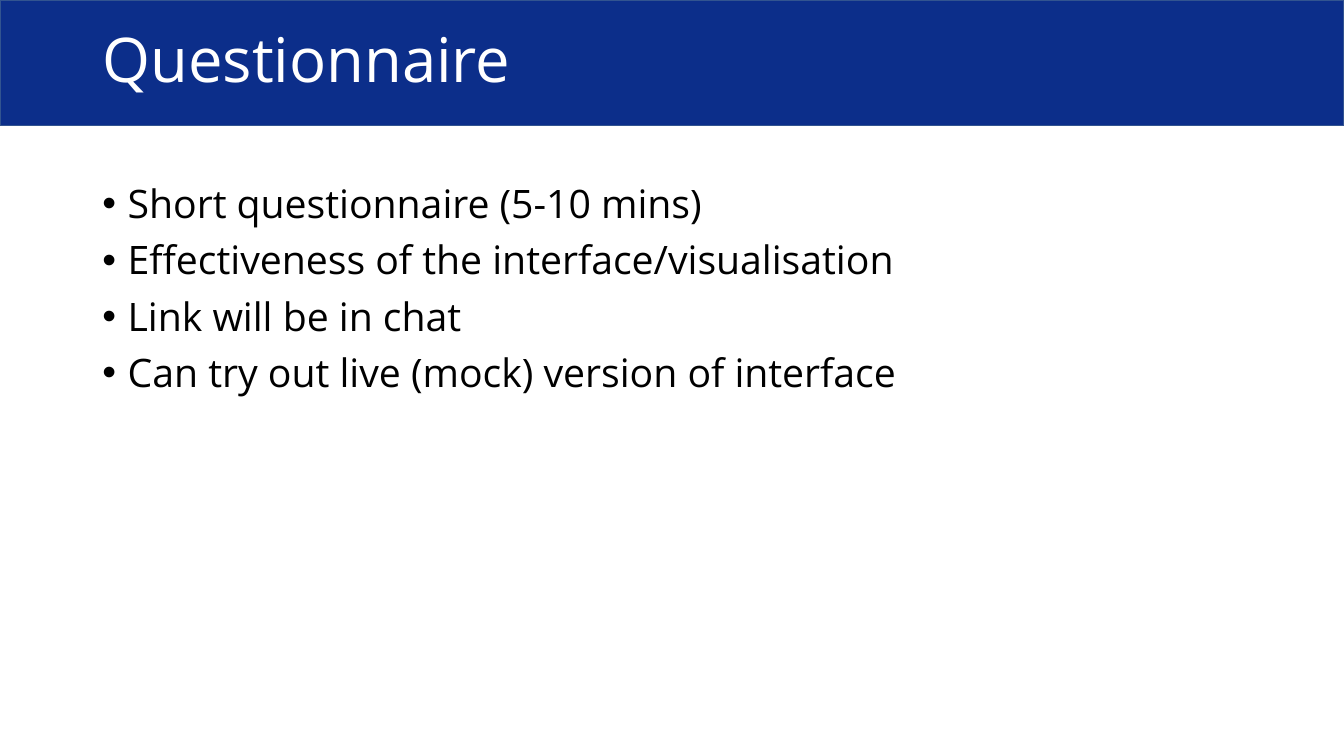
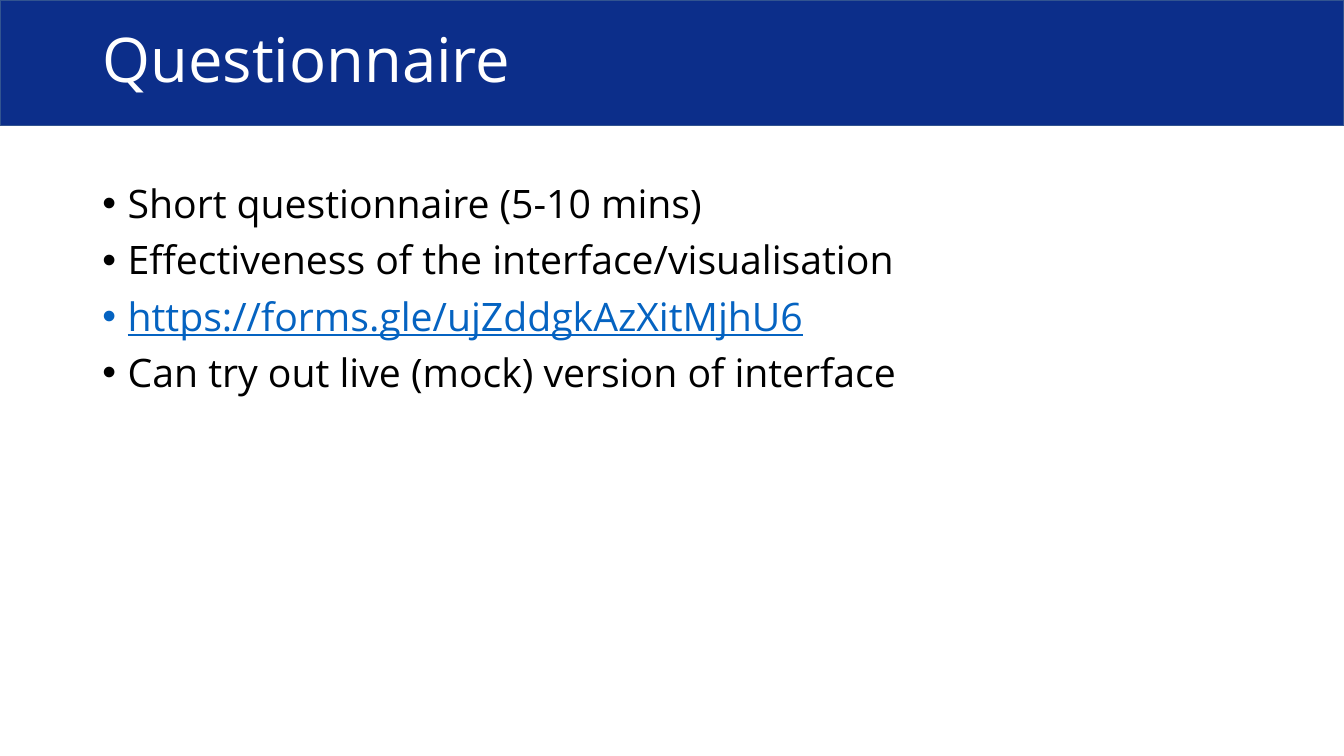
Before and after one commit to Adamanatite/nlp-global-news-monitor, a slide deck: slide 2 of research/Usability Testing Presentation.pptx. Drawn at 1344x756 pixels with LibreOffice and Linux fonts; fonts in the diff are those of the drawing. Boxes give left, top, right and bottom in pixels: in the first picture for what was removed or moved away, otherwise in the second. Text is boxed around its words. In the diff, an @@ line names an element or a change of style, - is before the commit and + after.

```diff
--- a/research/Usability Testing Presentation.pptx
+++ b/research/Usability Testing Presentation.pptx
@@ text at (128,301,803,341): text changed; text colour #000000 to #0563C1 @@
-• Link will be in chat
+• https://forms.gle/ujZddgkAzXitMjhU6
```
Also in this commit, not shown: 1 slide added, 2 other files.
